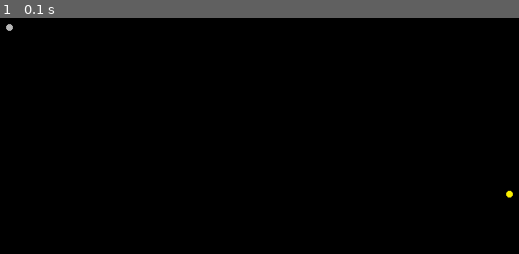
Above: before the commit, frame 1.
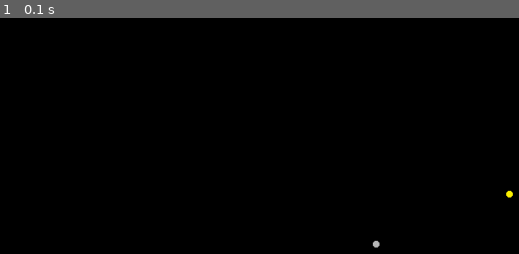
Above: after the commit, the same moment.

Repository: AttackDorito/AQA_Project
Game: pygame game, started from pygame_P1/i4.py
Same seed, same stepped clock (60 frames per second), same inputs: the game is played once before the commit and once after it.
Inputs:
- Up to frame 1 (0.1 s): no input

The runs differ from the first frame. In frame 1, less than 0.1% of the frame differs, in the area x 1-74%, y 2-98%.

Commit message:
resizable window added

Diff:
--- a/pygame_P1/i4.py
+++ b/pygame_P1/i4.py
@@ -1,12 +1,16 @@
+from pygame.constants import RESIZABLE, VIDEORESIZE
 import pygame.display
 from pygame.locals import QUIT
 from i4_classes import Body
 
 
-screen = pygame.display.set_mode((1080,720))
+screen = pygame.display.set_mode((1080,720), RESIZABLE)
 pygame.display.set_caption('test window')
 
 body_list = []
+scale_factor = 10000
+
+screen_size = [1080,720]
 
 planet_one = Body(pos=[700,300], image='star.png')
 body_list.append(planet_one)
@@ -14,10 +18,16 @@
 body_list.append(planet_two)
 
 
+
 while True:
     for item in body_list:
         screen.blit(item.image, item.screen_pos)
+        for item in body_list:
+            item.update_screen_pos([0,0],scale_factor,screen_size)
     for event in pygame.event.get():    # fetches event queue
         if event.type == QUIT:          # checks if the window has been closed
             quit()                      # exits the program.
+        if event.type == VIDEORESIZE:
+            screen_size = pygame.display.get_window_size()
+
     pygame.display.update()
--- a/pygame_P1/i4_classes.py
+++ b/pygame_P1/i4_classes.py
@@ -2,18 +2,17 @@
 from math import sqrt
 
 class Body():
-    def __init__(self,mass = 1000, vel = [0,0], pos=[0,0], image='star.png', list_index=0):
+    def __init__(self,mass = 1000, vel = [0,0], pos=[0,0], image='star.png'):
         self.screen_pos = pos
         self.image = pygame.image.load(image)
-        self._list_index = list_index
         self._mass = mass
         self._pos = pos
         self._vel = vel
         self._force = [0,0]
 
 
-    def calculate_movement(self, object_list, phys_step = 1, G = 6.67408e-11):
-        for body in object_list[self._list_index+1:]:
+    def _calculate_force(self, object_list, phys_step = 1, G = 6.67408e-11):
+        for body in object_list:
             dist = sqrt((self._pos[0] - body.pos[0])**2 + (self._pos[1] - body.pos[1])**2)
             temp_force = [0,0]
             linear_force = G * (self._mass + body._mass) / (dist**2)
@@ -33,6 +32,7 @@
                 self._force[1] += abs(temp_force[1])
                 body._force[1] -= abs(temp_force[1])
 
+    def _apply_force(self):
         accel = [(self._force[0]/self._mass),(self._force[0]/self._mass)]
 
         self._pos[0] += self._vel[0] + (accel[0] * phys_step/2)
@@ -42,3 +42,11 @@
         self._vel[1] += accel[1] * phys_step
 
         self._force = [0,0]
+
+    def calculate_movement(self, object_list, phys_step = 1, G = 6.67408e-11):
+        self._calculate_force(object_list, phys_step)
+        self._apply_force()
+
+    def update_screen_pos(self, screen_offset, scale_factor, screen_size):
+        self.screen_pos[0] = ((self._pos[0] - screen_offset[0])/scale_factor**2)+ screen_size[0]/2
+        self.screen_pos[1] = ((self._pos[1] - screen_offset[1])/scale_factor**2) + screen_size[1]/2
